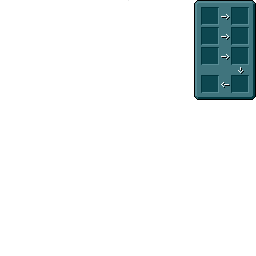
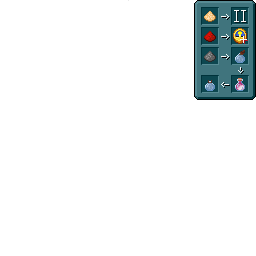
Two versions of the same layered image (256×256). Layer-by-layer changes:
added layer "merged brewing guide left" in group "left" over [204, 10, 248, 91]
renamed "brewing_guide_left.png #1" to "brewing guide base left", hid it over [204, 10, 248, 91]
